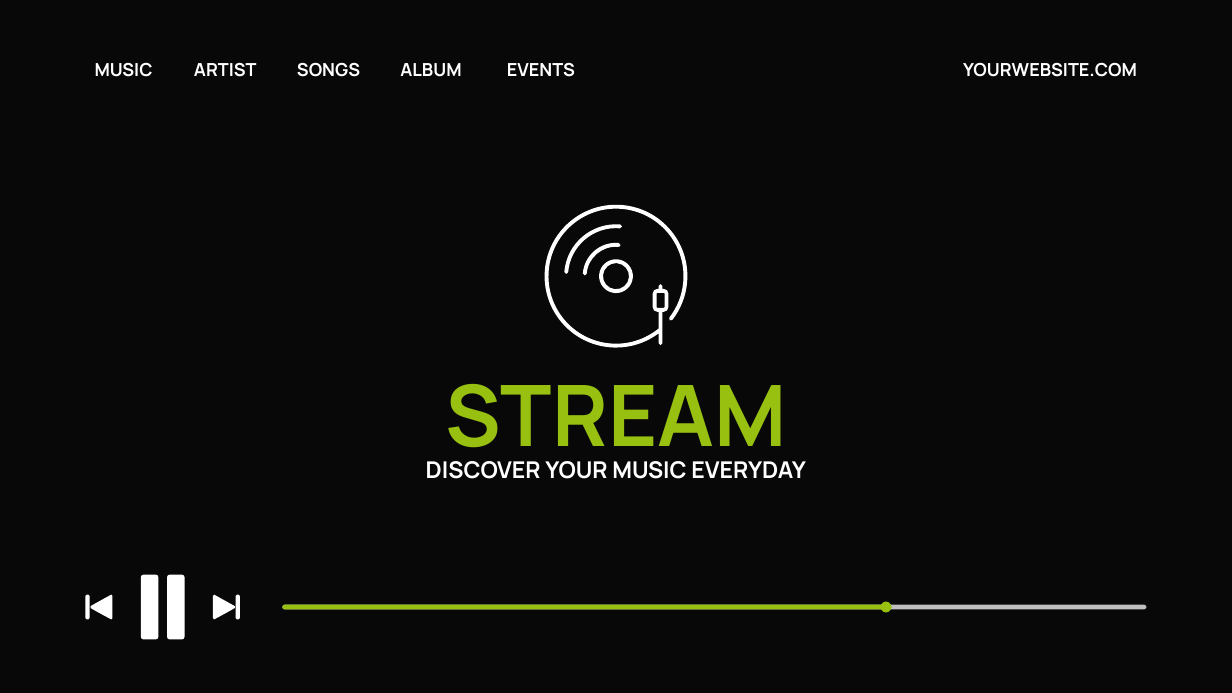
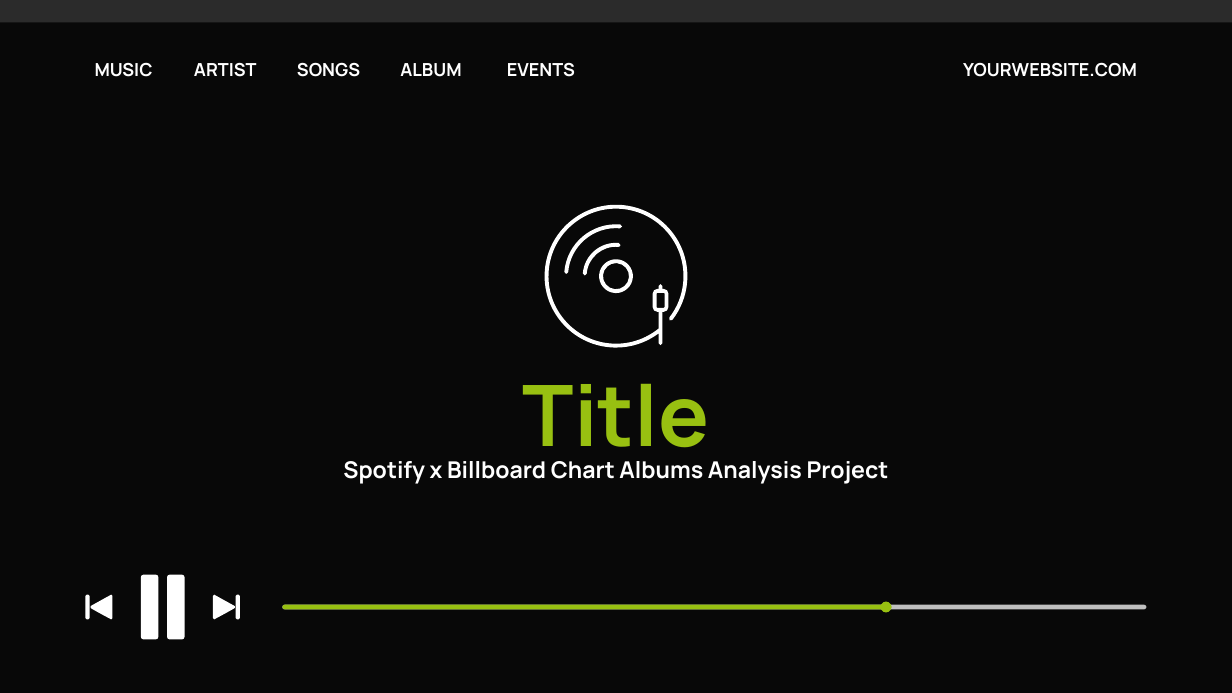
Before and after one commit to katieravenwood/Spotify-Five-Year-Analysis-Project, a slide deck: slide 1 of presentation/SxB5YPresentation.pptx. Drawn at 1232x693 pixels with LibreOffice and Linux fonts; fonts in the diff are those of the drawing; background and template pictures are left out; a plain dark background stands for a picture behind light text. Boxes give left, top, right and bottom in pixels: in the first picture for what was removed or moved away, otherwise in the second. Text is boxed around its words. In the diff, an @@ line names an element or a change of style, - is before the commit and + after.

Commit message:
Update Exploratory Analysis notebook, add saved visualizations

```diff
--- a/presentation/SxB5YPresentation.pptx
+++ b/presentation/SxB5YPresentation.pptx
@@ rectangle: place and size @@
-rectangle at [0, 0, 1232, 693]
+rectangle at [0, 22, 1232, 693]
@@ text at [523, 383, 709, 470]: text changed @@
-STREAM
+Title
@@ text at [343, 461, 889, 484]: text changed @@
-DISCOVER YOUR MUSIC EVERYDAY
+Spotify x Billboard Chart Albums Analysis Project
```
Also in this commit, not shown: 2 slides added, 23 other files.
